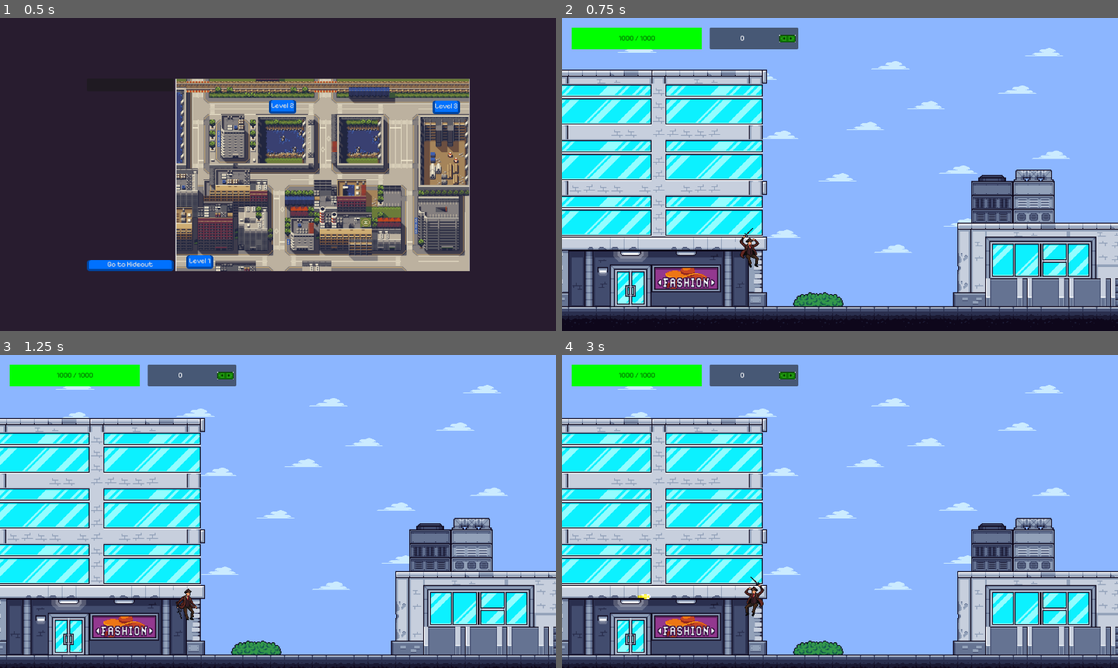
Above: before the commit, frames 1-4 (two rows, left to right).
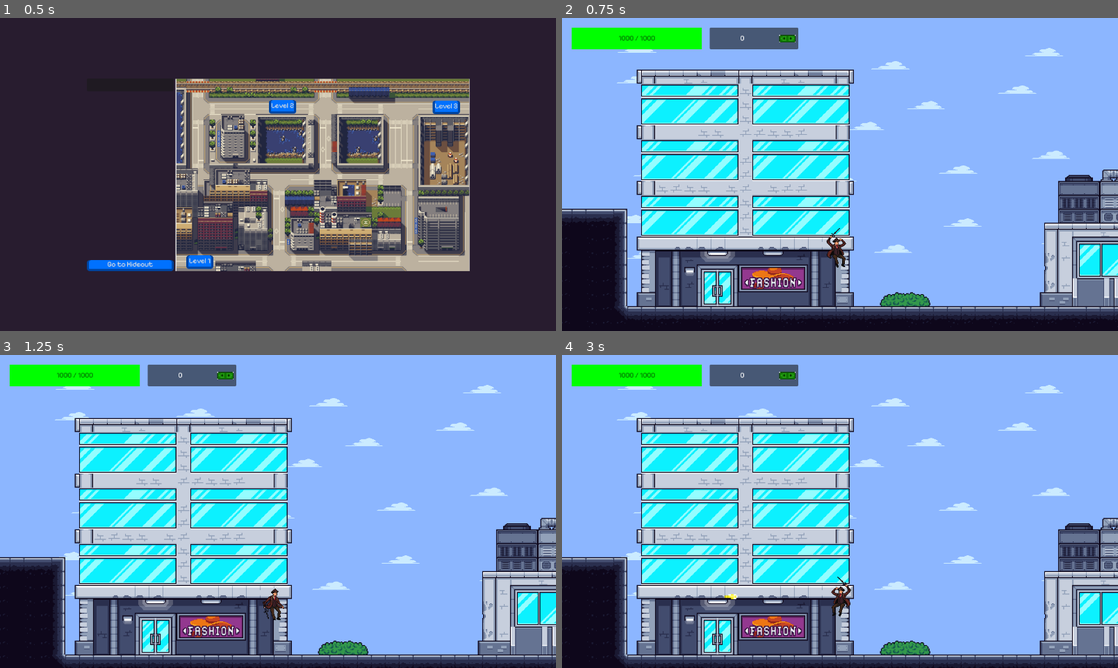
Above: after the commit, the same moments.

Repository: joaodanilo123/gangster-city-showdown
Game: Godot game, scene res://main/main.tscn
Two runs of this game, one before a commit and one after it. Both use one fixed random seed, a clock stepped at 60 frames per second and the inputs below.
Inputs (mouse positions are in pixels of both pictures, inside the frame that each line leads up to):
- Up to frame 1 (0.5 s): no input
- Up to frame 2 (0.75 s): click "Level 1" at 0.5 s
- Up to frame 3 (1.25 s): no input
- Up to frame 4 (3 s): move the mouse to (962, 495) at 1.27 s; hold D (move_right) 1.28-2.78 s; tap E (interact) at 1.35 s; tap W (move_up) at 1.52, 2.27 s; move the mouse to (728, 527) at 2.02 s; tap Shift (run) at 2.1 s; move the mouse to (895, 442) at 2.77 s; hold A (move_left) from 2.78 s (still down); hold Space (shoot) from 2.78 s (still down)

Frame 1 is identical in both runs. In frame 2, 43% of the frame differs, in the area x 0-100%, y 16-96%; in frame 3, 43%; in frame 4, 43%, in the area x 0-100%, y 20-99%.

Commit message:
Feature: Adiciona morte do player e ajusta camera

Diff:
--- a/player/player.gd
+++ b/player/player.gd
@@ -22,6 +22,10 @@
 	add_child(hud_instance)
 
 func _physics_process(delta):
+	if(health <= 0):
+		die()
+		return
+
 	handle_movement(delta)
 	handle_gun()
 
@@ -70,5 +74,10 @@
 		Global.main_scene.add_child(bullet_instance)
 
 
+func die():
+	sprites.play("death")
+	await get_tree().create_timer(sprites.get_playing_speed()).timeout
+	queue_free()
+
 func _on_gun_cadence_timer_timeout():
 	can_shoot = true
--- a/player/player.tscn
+++ b/player/player.tscn
@@ -619,7 +619,6 @@
 shape = SubResource("CapsuleShape2D_lrok3")
 
 [node name="Camera2D" type="Camera2D" parent="."]
-position = Vector2(200, 0)
 position_smoothing_enabled = true
 position_smoothing_speed = 10.0
 drag_horizontal_enabled = true
